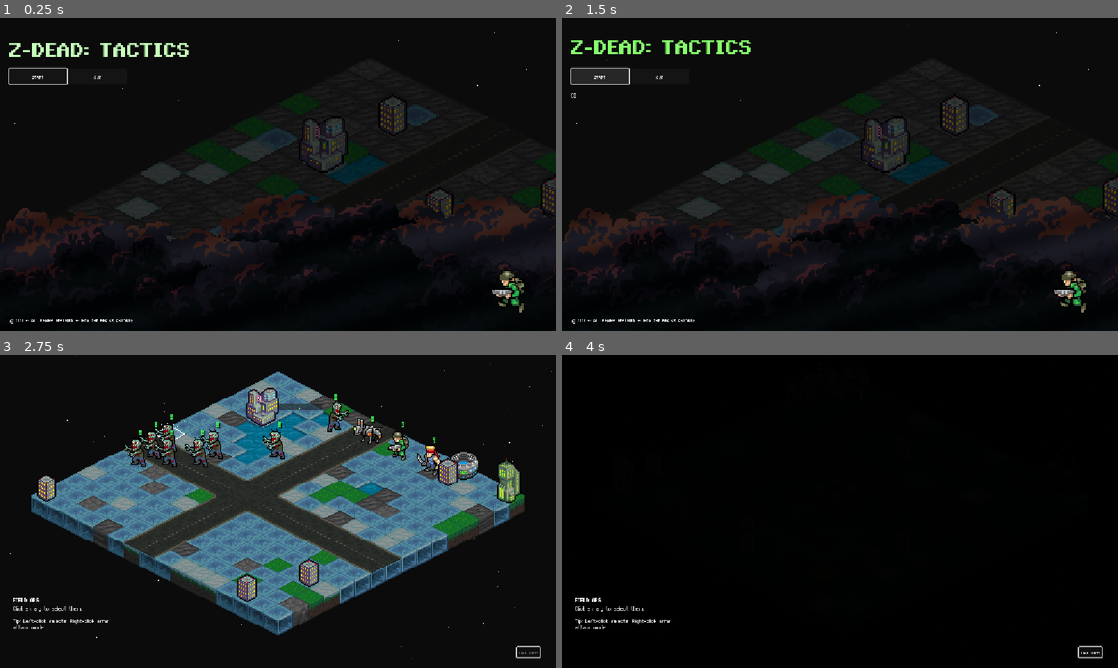
Above: before the commit, frames 1-4 (two rows, left to right).
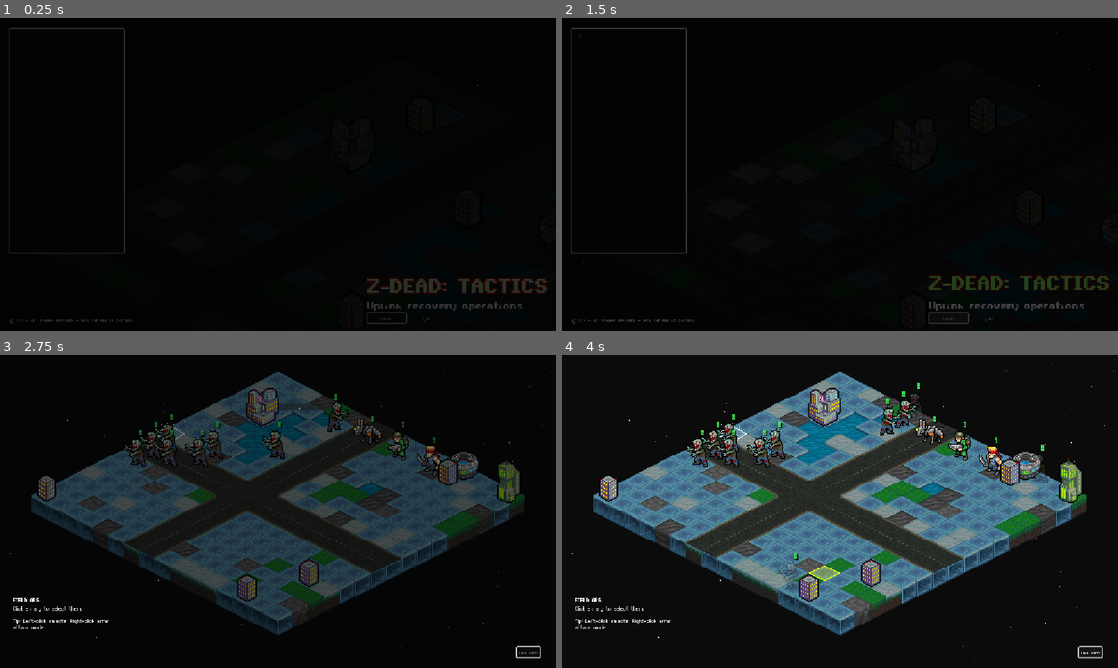
Above: after the commit, the same moments.

Repository: Tekknobot/MEKIII
Game: Godot game, scene res://scenes/title_screen.tscn
The game is run twice, just before and just after one commit, with the same random seed, the same clock (stepped at 60 frames per second) and the same inputs. This scene is started directly instead of the project's main scene.
Inputs (mouse positions are in pixels of both pictures, inside the frame that each line leads up to):
- Up to frame 1 (0.25 s): no input
- Up to frame 2 (1.5 s): click "Start" at 0.5 s; click "Start" at 1.25 s
- Up to frame 3 (2.75 s): click "End Turn" at 2 s
- Up to frame 4 (4 s): tap Enter (ui_accept) at 2.75, 3.02 s; move the mouse to (962, 495) at 2.77 s; tap R at 2.85 s; click (962, 495) at 2.92 s; drag from (728, 527) to (812, 574) at 3.52 s

The runs differ from the first frame. In frame 1, 18% of the frame differs, in the area x 0-100%, y 3-98%; in frame 2, 18%; in frame 3, 32%; in frame 4, 40%, in the area x 1-100%, y 0-98%.

Commit message:
Fallback.

Diff:
--- a/scenes/Game.tscn
+++ b/scenes/Game.tscn
@@ -259,7 +259,9 @@
 [node name="Game" type="Node2D" groups=["GameMap"]]
 script = ExtResource("1_400sg")
 fade_rect_path = NodePath("UI/FadeLayer/ColorRect")
-fade_hold_time = 0.22
+fade_out_time = 1.88
+fade_in_time = 1.88
+fade_hold_time = 0.88
 water_patch_count = 1
 building_scenes = Array[PackedScene]([ExtResource("21_1fiys"), ExtResource("22_ho5ir"), ExtResource("23_evnk2"), ExtResource("24_ca228")])
 building_count = 12
--- a/scenes/title_screen.tscn
+++ b/scenes/title_screen.tscn
@@ -31,11 +31,26 @@
 
 [sub_resource type="ShaderMaterial" id="ShaderMaterial_yrrko"]
 shader = ExtResource("13_12ga3")
-shader_parameter/wobble_strength = 0.6
+shader_parameter/wobble_strength = 1.0
 shader_parameter/wobble_speed = 1.3
-shader_parameter/shimmer_strength = 0.18
+shader_parameter/shimmer_strength = 0.08
 shader_parameter/shimmer_speed = 1.8
 shader_parameter/pixelate = 2.0
+
+[sub_resource type="StyleBoxFlat" id="StyleBoxFlat_12ga3"]
+content_margin_left = 12.0
+content_margin_top = 12.0
+content_margin_right = 12.0
+content_margin_bottom = 12.0
+bg_color = Color(0.050510757, 0.050510764, 0.050510712, 1)
+border_width_left = 2
+border_width_top = 2
+border_width_right = 2
+border_width_bottom = 2
+corner_radius_top_left = 2
+corner_radius_top_right = 2
+corner_radius_bottom_right = 2
+corner_radius_bottom_left = 2
 
 [sub_resource type="TileSetAtlasSource" id="TileSetAtlasSource_r0uj2"]
 texture = ExtResource("15_b344i")
@@ -213,6 +228,7 @@
 z_index = -4096
 
 [node name="CloudsA" type="TextureRect" parent="."]
+visible = false
 modulate = Color(0.2508181, 0.25081813, 0.2508181, 1)
 z_index = 4096
 material = SubResource("ShaderMaterial_yrrko")
@@ -224,6 +240,7 @@
 texture = ExtResource("11_ib7db")
 
 [node name="CloudsB" type="TextureRect" parent="."]
+visible = false
 modulate = Color(0.2508181, 0.25081813, 0.2508181, 1)
 z_index = 4096
 material = SubResource("ShaderMaterial_yrrko")
@@ -245,6 +262,7 @@
 text = "© 2026 -- All Brains Reserved -- Into the Brains anyone?"
 
 [node name="Thumbnail" type="TextureRect" parent="."]
+visible = false
 z_index = 4096
 layout_mode = 0
 offset_left = 1016.0
@@ -255,30 +273,38 @@
 stretch_mode = 2
 
 [node name="Center" type="VBoxContainer" parent="."]
-layout_mode = 0
-offset_left = 19.0
-offset_top = 37.0
-offset_right = 531.0
-offset_bottom = 154.0
+z_index = 4096
+layout_mode = 0
+offset_left = 761.0
+offset_top = 526.0
+offset_right = 1137.0
+offset_bottom = 643.0
 
 [node name="Title" type="Label" parent="Center"]
-custom_minimum_size = Vector2(120, 64)
+custom_minimum_size = Vector2(120, 32)
 layout_mode = 2
 theme_override_fonts/font = ExtResource("2_s4lrb")
 theme_override_font_sizes/font_size = 64
 text = "Z-DEAD: TACTICS"
 
+[node name="Subtext" type="Label" parent="Center"]
+custom_minimum_size = Vector2(120, 16)
+layout_mode = 2
+theme_override_fonts/font = ExtResource("2_s4lrb")
+theme_override_font_sizes/font_size = 32
+text = "Uplink recovery operations."
+
 [node name="Buttons" type="HBoxContainer" parent="Center"]
 layout_mode = 2
 
 [node name="StartButton" type="Button" parent="Center/Buttons"]
-custom_minimum_size = Vector2(120, 32)
+custom_minimum_size = Vector2(80, 16)
 layout_mode = 2
 theme_override_fonts/font = ExtResource("2_sa3yf")
 text = "Start"
 
 [node name="QuitButton" type="Button" parent="Center/Buttons"]
-custom_minimum_size = Vector2(120, 32)
+custom_minimum_size = Vector2(80, 16)
 layout_mode = 2
 theme_override_fonts/font = ExtResource("2_sa3yf")
 text = "Quit"
@@ -287,31 +313,32 @@
 z_index = 4096
 custom_minimum_size = Vector2(120, 120)
 anchors_preset = 0
-offset_left = 19.0
-offset_top = 153.0
-offset_right = 213.0
-offset_bottom = 273.0
-
-[node name="Story" type="RichTextLabel" parent="StoryClip"]
+offset_left = 15.0
+offset_top = 37.0
+offset_right = 135.0
+offset_bottom = 157.0
+
+[node name="PanelContainer" type="PanelContainer" parent="StoryClip"]
+layout_mode = 0
+offset_left = 3.0
+offset_top = -16.0
+offset_right = 244.0
+offset_bottom = 451.0
+theme_override_styles/panel = SubResource("StyleBoxFlat_12ga3")
+
+[node name="MarginContainer" type="MarginContainer" parent="StoryClip/PanelContainer"]
+layout_mode = 2
+
+[node name="Story" type="RichTextLabel" parent="StoryClip/PanelContainer/MarginContainer"]
 z_index = 4096
 custom_minimum_size = Vector2(120, 120)
-layout_mode = 0
-offset_top = 1.0
-offset_right = 245.0
-offset_bottom = 475.0
+layout_mode = 2
 theme_override_fonts/normal_font = ExtResource("3_mgrm8")
 theme_override_font_sizes/normal_font_size = 16
-
-[node name="Weather" type="Node2D" parent="."]
-visible = false
-position = Vector2(534, 6)
-script = ExtResource("13_frs5l")
-weather = 2
-intensity = 0.5
-follow_camera = false
+bbcode_enabled = true
 
 [node name="Map" type="Node2D" parent="."]
-position = Vector2(718, 107)
+position = Vector2(776, 107)
 scale = Vector2(3, 3)
 script = ExtResource("14_jr68i")
 building_scenes = Array[PackedScene]([null, ExtResource("15_htdhw"), ExtResource("16_12ga3"), ExtResource("17_yrrko"), ExtResource("18_aidx5")])
@@ -350,8 +377,15 @@
 layer_0/modulate = Color(0.60784316, 0.60784316, 0.60784316, 1)
 layer_1/name = "Layer1"
 
+[node name="Weather" type="Node2D" parent="."]
+visible = false
+position = Vector2(534, 6)
+script = ExtResource("13_frs5l")
+weather = 2
+intensity = 0.5
+follow_camera = false
+
 [node name="Fade" type="ColorRect" parent="."]
-visible = false
 z_index = 4096
 layout_mode = 0
 offset_left = -26.0
--- a/scripts/TitleScreen.gd
+++ b/scripts/TitleScreen.gd
@@ -11,7 +11,7 @@
 
 # --- Story (typewriter) ---
 @onready var story_clip: Control = $StoryClip
-@onready var story: RichTextLabel = $StoryClip/Story
+@onready var story: RichTextLabel = $StoryClip/PanelContainer/MarginContainer/Story
 
 @export var type_chars_per_sec := 45.0
 @export var type_start_delay := 0.35
@@ -30,6 +30,9 @@
 @export var sick_color_a := Color("#7CFF63") # neon green
 @export var sick_color_b := Color("#B6FF9A") # lighter green
 @export var sick_pulse_time := 0.55
+
+@export var title_outline_size := 8
+@export var title_outline_color := Color(1.0, 0.0, 0.0, 1.0)
 
 var _busy := false
 var _tw: Tween = null
@@ -280,6 +283,11 @@
 		if title_font_size > 0:
 			title.add_theme_font_size_override("font_size", title_font_size)
 
+	# Title outline (Label supports this via theme overrides)
+	if title != null:
+		title.add_theme_constant_override("outline_size", title_outline_size)
+		title.add_theme_color_override("font_outline_color", title_outline_color)
+
 	# Story (RichTextLabel)
 	if story != null:
 		if body_font != null:
@@ -312,31 +320,28 @@
 # -------------------------
 func _default_story_bbcode() -> String:
 	var s := ""
-	s += "[b]SIGNAL 7 // BEACON FALL[/b]\n\n"
-
-	s += "Uplink cities went dark three days ago.\n"
-	s += "Road relays still hum.\n"
-	s += "Something moves in the static.\n\n"
-
-	s += "You are a salvage crew.\n"
-	s += "Last contract still standing.\n\n"
-
-	s += "Drop in.\n"
-	s += "Recover disk fragments from infected.\n"
-	s += "Assemble the beacon.\n"
-	s += "Hold position until satellite sweep.\n\n"
-
-	s += "[i]If orbital lock succeeds — everything infected gets erased.[/i]\n\n"
-
-	s += "Mission parameters:\n"
-	s += "• Collect parts from fallen infected.\n"
-	s += "• Upload at beacon site.\n"
-	s += "• Survive until sweep completes.\n\n"
-
-	s += "Failure condition:\n"
-	s += "• Squad eliminated.\n\n"
-
-	s += "[i]Static rises. Deployment window open.[/i]\n"
+	s += "[b]MISSION: SIGNAL 7 // BEACON FALL[/b]\n\n"
+
+	s += "The uplink cities are silent.\n"
+	s += "Only road relays still broadcast.\n"
+	s += "The infection owns everything else.\n\n"
+
+	s += "You command the last salvage squad.\n"
+	s += "Your job: rebuild the beacon.\n\n"
+
+	s += "How to win:\n"
+	s += "1. Destroy infected to recover disk fragments.\n"
+	s += "2. Collect enough fragments to assemble the beacon.\n"
+	s += "3. Move a squad member onto the beacon to begin upload.\n"
+	s += "4. Hold position until the satellite sweep completes.\n\n"
+
+	s += "[i]When the sweep fires, every infected signal is erased.[/i]\n\n"
+
+	s += "How to lose:\n"
+	s += "1. All squad members are killed.\n"
+	s += "2. The swarm overruns the zone.\n\n"
+
+	s += "[i]Drop window open. Good luck, salvage crew.[/i]\n"
 	return s
 
 func _start_bg_cycle() -> void:
Not shown: 1 places in scenes/title_screen.tscn that only renumber resources
